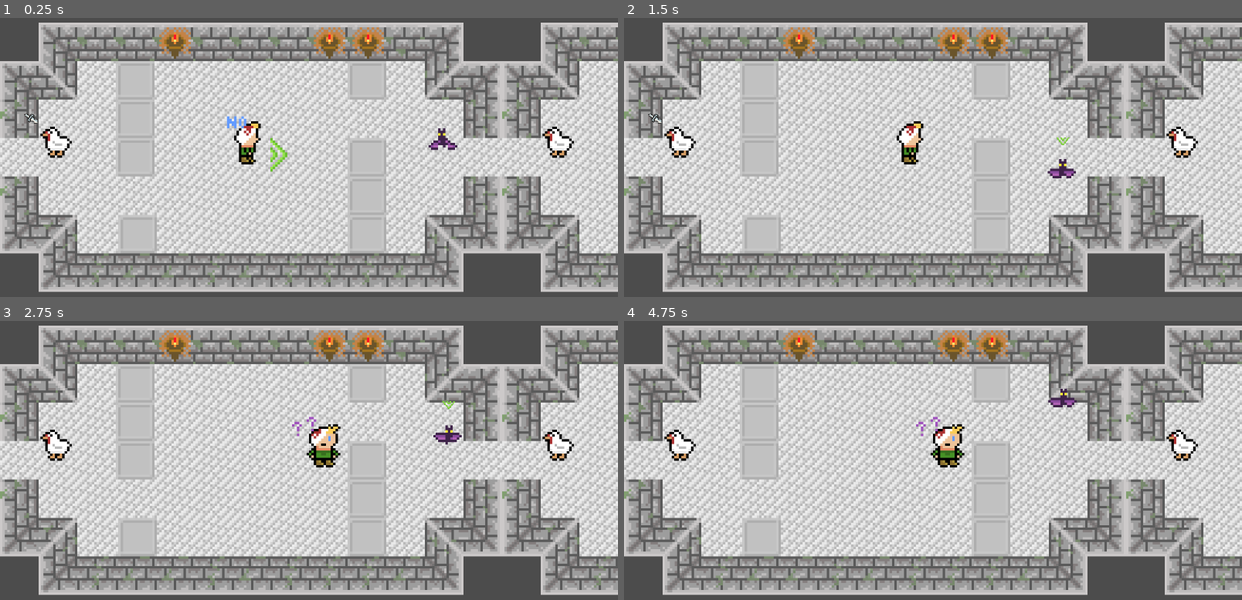
Above: before the commit, frames 1-4 (two rows, left to right).
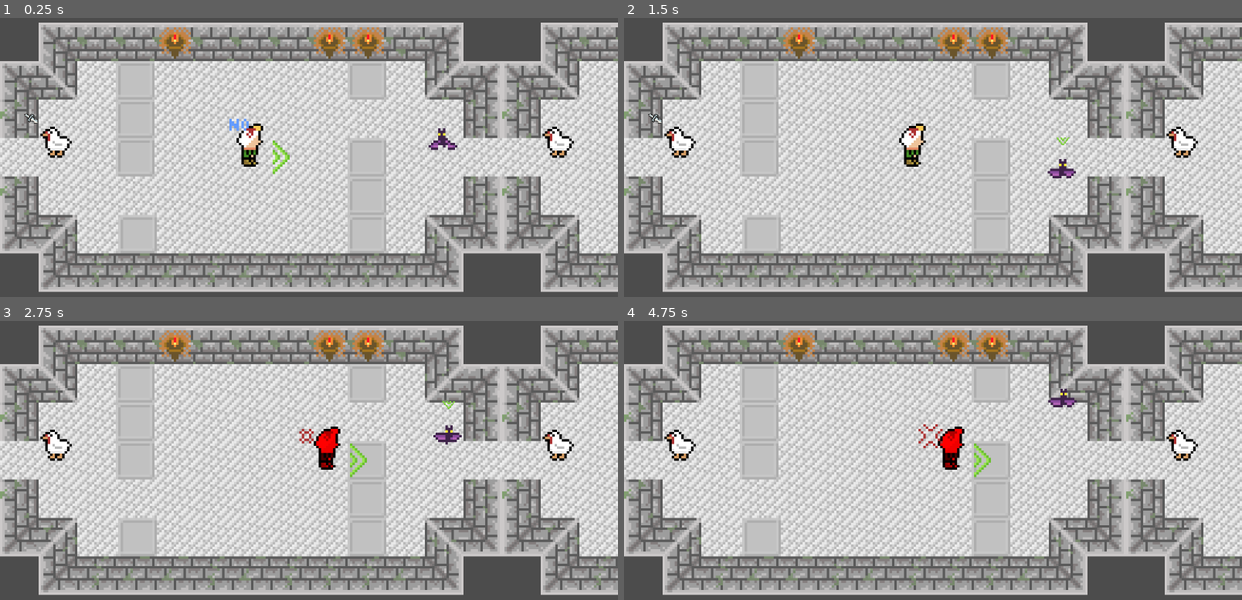
Above: after the commit, the same moments.

Repository: epicfarmer/gmtk2023
Game: Godot game, scene res://Level.tscn
Same seed, same stepped clock (60 frames per second), same inputs: the game is played once before the commit and once after it.
Inputs (mouse positions are in pixels of both pictures, inside the frame that each line leads up to):
- Up to frame 1 (0.25 s): no input
- Up to frame 2 (1.5 s): tap Enter at 0.5 s; move the mouse to (1068, 146) at 0.52 s; hold Right (right) 0.53-1.28 s; click (1068, 146) at 0.67 s; move the mouse to (809, 182) at 1.27 s; hold Down (down) from 1.28 s (still down)
- Up to frame 3 (2.75 s): move the mouse to (370, 387) at 2.02 s; release Down (down) at 2.03 s; hold Right (right) from 2.03 s (still down)
- Up to frame 4 (4.75 s): move the mouse to (902, 538) at 2.77 s; release Right (right) at 2.78 s; hold Up (up) 2.78-3.53 s; click (902, 538) at 2.92 s; move the mouse to (1118, 521) at 3.52 s; hold Left (left) from 3.53 s (still down); move the mouse to (747, 413) at 4.27 s

The runs differ from the first frame. In frame 1, 0.6% of the frame differs, in the area x 36-47%, y 35-57%; in frame 2, 0.4%; in frame 3, 0.9%; in frame 4, 0.9%, in the area x 47-60%, y 34-57%.

Commit message:
added damage color;

Diff:
--- a/Level.tscn
+++ b/Level.tscn
@@ -6,10 +6,7 @@
 [ext_resource path="res://PlayerController.tscn" type="PackedScene" id=5]
 [ext_resource path="res://scripts/Camera.gd" type="Script" id=10]
 
-[node name="test scene" type="Node2D"]
-
-[node name="hero" parent="." groups=["Heroes"] instance=ExtResource( 4 )]
-position = Vector2( 103, 71 )
+[node name="test scene2" type="Node2D"]
 
 [node name="PlayerController" parent="." instance=ExtResource( 5 )]
 
@@ -25,4 +22,7 @@
 [node name="Room 2" parent="." instance=ExtResource( 2 )]
 position = Vector2( 208, 0 )
 
+[node name="hero" parent="." groups=["Heroes"] instance=ExtResource( 4 )]
+position = Vector2( 104, 72 )
+
 [connection signal="room_entered" from="hero" to="PlayerController/Camera" method="_on_hero_room_entered"]
--- a/hero.tscn
+++ b/hero.tscn
@@ -1492,6 +1492,11 @@
 anims/confused = SubResource( 26 )
 anims/run = SubResource( 27 )
 
+[node name="DamageColorTimeout" type="Timer" parent="."]
+wait_time = 0.5
+one_shot = true
+
 [connection signal="timeout" from="Timer" to="." method="_on_Timer_timeout"]
 [connection signal="area_entered" from="Hurtbox" to="." method="_on_Hurtbox_area_entered"]
 [connection signal="area_entered" from="Roombox" to="." method="_on_Roombox_area_entered"]
+[connection signal="timeout" from="DamageColorTimeout" to="." method="_on_DamageColorTimeout_timeout"]
--- a/monster.tscn
+++ b/monster.tscn
@@ -61,4 +61,9 @@
 [node name="CollisionShape2D" type="CollisionShape2D" parent="Hitbox"]
 shape = SubResource( 6 )
 
+[node name="DamageColorTimeout" type="Timer" parent="."]
+wait_time = 0.5
+one_shot = true
+
 [connection signal="area_entered" from="Hurtbox" to="." method="_on_Hurtbox_area_entered"]
+[connection signal="timeout" from="DamageColorTimeout" to="." method="_on_DamageColorTimeout_timeout"]
--- a/scripts/hero.gd
+++ b/scripts/hero.gd
@@ -229,9 +229,14 @@
 		state = states.PLANNING
 
 func take_damage():
+	sprite.modulate  = Color(1,0,0)
 	health = health - 1
 	if health <= 0:
 		die()
+	else:
+		sprite.modulate  = Color(1,0,0)
+		get_node("DamageColorTimeout").start()
+
 
 func die():
 	queue_free()
@@ -242,3 +247,7 @@
 func _on_Roombox_area_entered(area):
 	emit_signal("room_entered", area)
 	pass # Replace with function body.
+
+
+func _on_DamageColorTimeout_timeout():
+	sprite.modulate = Color(1,1,1)
--- a/scripts/monster.gd
+++ b/scripts/monster.gd
@@ -102,6 +102,9 @@
 	health = health - 1
 	if health <= 0:
 		die()
+	else:
+		sprite.modulate = Color(1,0,0)
+		get_node("DamageColorTimeout").start()
 
 func die():
 	if selected_by != null:
@@ -116,3 +119,7 @@
 	set_uncontrolled()
 	set_untargeted()
 	get_node("AnimationPlayer").play("idle")
+
+
+func _on_DamageColorTimeout_timeout():
+	sprite.modulate = Color(1,1,1)
